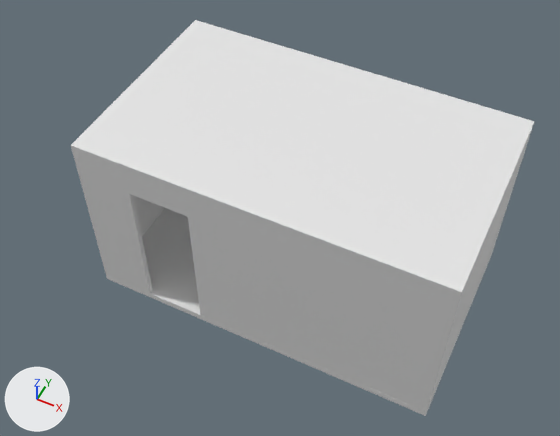
An edit to the Blender file Assets/Models/dormitorio.blend, drawn before and after from the same camera.
Camera for both pictures: a 50 mm camera at (5.46, -5.16, 9.14) aimed at (2.18, 1.41, 0.94). Lighting does not change. The marker at lower left points along +X, +Y and +Z.

In view in the first picture: 'Paredes', 'Piso', 'Piso.001'.
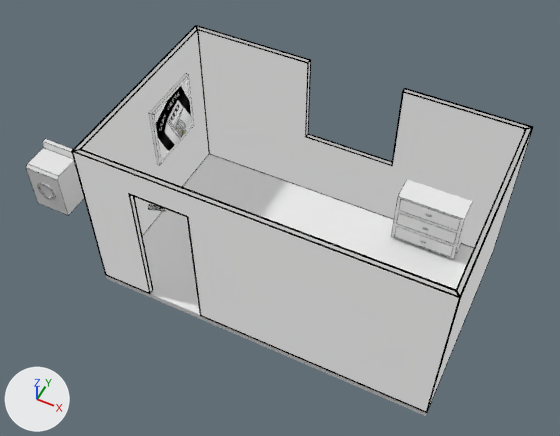
ob_puerta_001 is not drawn itself; it is the parent of ob_cylinder.
ob_ventana is not drawn itself; it is used by a modifier of ob_paredes.

Where the change shows, as pixel boxes [x1, y1, x2, y2] in the pictures (560 x 436 px):
'Paredes', recoloured, modifiers changed, reshaped
    before: [72, 130, 532, 412]
    after: [71, 25, 534, 413]
'Piso.001', hidden
    before: [71, 20, 535, 298]
'lavadora', added
    after: [26, 138, 84, 216]
'Cuadro', added
    after: [149, 73, 194, 166]
'Drawer', added
    after: [391, 179, 473, 260]
'Cube.003', added
    after: [399, 199, 461, 231]
'Cube.004', added
    after: [396, 213, 457, 244]
'Cube.005', added
    after: [394, 226, 453, 257]
'Circle', added
    after: [37, 183, 56, 200]
'Cylinder', added
    after: [148, 204, 167, 212]
'Piso', unchanged, uncovered by the edit
    before: [106, 208, 492, 416]
    after: [106, 154, 474, 416]

The change, as a diff of the scene's bpy script:
```diff
--- a/Assets/Models/dormitorio.blend.py
+++ b/Assets/Models/dormitorio.blend.py
@@ mat_pared @@
 _N = mat_pared.node_tree.nodes; _L = mat_pared.node_tree.links
-n0 = _N.new('ShaderNodeBsdfPrincipled'); n0.name = 'Principled BSDF'
-n0.distribution = 'GGX'
-n0.subsurface_method = 'BURLEY'
 n1 = _N.new('ShaderNodeOutputMaterial'); n1.name = 'Material Output'
-_L.new(n0.outputs[0], n1.inputs[0])  # 'BSDF' to 'Surface'
+n2 = _N.new('ShaderNodeEmission'); n2.name = 'Emission'
+n3 = _N.new('ShaderNodeBsdfDiffuse'); n3.name = 'Diffuse BSDF'
+n3.inputs[0].default_value = (0.0, 0.0, 0.0, 1.0)  # 'Color', black #000000
+n4 = _N.new('ShaderNodeMixShader'); n4.name = 'Mix Shader'
+_L.new(n2.outputs[0], n4.inputs[1])  # 'Emission' to 'Shader'
+_L.new(n3.outputs[0], n4.inputs[2])  # 'BSDF' to 'Shader'
+_L.new(n4.outputs[0], n1.inputs[0])  # 'Shader' to 'Surface'
@@ me_plane_002 @@
 me_plane_002.from_pydata(...)  # 8 vertices, 4 faces; spans x 0.0..5.0, y 0.0..3.0, z 0.0..2.5
 me_plane_002.materials.append(mat_pared)
+me_plane_002.materials.append(mat_black)  # black #000000
@@ ob_paredes @@
 _m = ob_paredes.modifiers.new('BTool_ventana', 'BOOLEAN')
 _m.solver = 'FLOAT'
+_m = ob_paredes.modifiers.new('Wireframe', 'WIREFRAME')
+_m.thickness = 0.03
+_m.use_replace = False
+_m.material_offset = 1
@@ ob_puerta_001 @@
 ob_puerta_001.location = (0.8, 0.03, -0.03)
-ob_puerta_001.rotation_euler = (-0.388, 1.571, 0.0)  # degrees (-22, 90, 0)
-ob_puerta_001.scale = (1.05, 0.425, 0.05)
+ob_puerta_001.rotation_euler = (0.0, 0.0, 1.851)  # degrees (0, 0, 106)
 ob_puerta_001.visible_camera = False
@@ ob_piso_001 @@
 _m = ob_piso_001.modifiers.new('Solidify', 'SOLIDIFY')
 _m.offset = 1.0
+ob_piso_001.hide_set(True)
@@ ob_ventana @@
 ob_ventana = bpy.data.objects.new('ventana', me_cube_006)
-ob_ventana.location = (2.65, 3.09, 1.0)
+ob_ventana.location = (2.561, 3.09, 1.118)
 ob_ventana.rotation_euler = (1.571, 1.571, 0.0)  # degrees (90, 90, 0)
@@ ob_circle @@
+ob_circle = bpy.data.objects.new('Circle', me_circle)  # 128 vertices, 98 faces; spans x -0.166..0.166, y -0.166..0.166, z -0.066..-0.037; in mat_blanco (white #e7e7e7), mat_black (black #000000); modifiers WIREFRAME
+ob_circle.location = (-1.52, 0.65, 0.42)
+ob_circle.rotation_euler = (1.571, 0.0, 0.0)  # degrees (90, 0, 0)
@@ ob_lavadora @@
+ob_lavadora = bpy.data.objects.new('lavadora', me_cube_018)  # 16 vertices, 12 faces; spans x -0.3..0.3, y -0.27..0.27, z -0.42..0.531; in mat_blanco (white #e7e7e7), mat_black (black #000000); modifiers WIREFRAME
+ob_lavadora.location = (-1.52, 0.98, 0.42)
@@ ob_cylinder @@
+ob_cylinder = bpy.data.objects.new('Cylinder', me_cylinder)  # 64 vertices, 34 faces; spans x -0.037..0.037, y -0.037..0.037, z -0.125..0.125; in mat_black (black #000000); modifiers WIREFRAME
+ob_cylinder.parent = ob_puerta_001
+ob_cylinder.location = (0.595, 0.712, 1.053)
+ob_cylinder.rotation_euler = (3.421, -1.571, 0.0)  # degrees (196, -90, 0)
@@ ob_cube_008 @@
+ob_cube_008 = bpy.data.objects.new('Cube.008', me_cube_016)  # a box spanning x -0.0361..0.0361, y -0.0144..0.0144, z -0.0098..0.0098; in mat_blanco (white #e7e7e7), mat_black (black #000000); modifiers WIREFRAME
+ob_cube_008.parent = ob_drawer
+ob_cube_008.location = (4.022, 2.538, 0.2)
@@ ob_drawer @@
+ob_drawer = bpy.data.objects.new('Drawer', me_cube_008)  # a box spanning x -0.5..0.5, y -0.2..0.2, z -0.45..0.45; in mat_blanco (white #e7e7e7), mat_black (black #000000); modifiers WIREFRAME
+ob_drawer.location = (4.02, 2.74, 0.5)
@@ ob_cube_007 @@
+ob_cube_007 = bpy.data.objects.new('Cube.007', me_cube_016.copy())  # modifiers WIREFRAME
+ob_cube_007.location = (4.02, 2.54, 0.5)
@@ ob_cube_006 @@
+ob_cube_006 = bpy.data.objects.new('Cube.006', me_cube_016.copy())  # modifiers WIREFRAME
+ob_cube_006.location = (4.02, 2.54, 0.8)
@@ ob_cube_005 @@
+ob_cube_005 = bpy.data.objects.new('Cube.005', me_cube_012)  # a box spanning x -0.45..0.45, y -0.18..0.18, z -0.122..0.122; in mat_blanco (white #e7e7e7), mat_black (black #000000); modifiers WIREFRAME
+ob_cube_005.location = (4.02, 2.72, 0.2)
@@ ob_cube_004 @@
+ob_cube_004 = bpy.data.objects.new('Cube.004', me_cube_012.copy())  # modifiers WIREFRAME
+ob_cube_004.location = (4.02, 2.72, 0.5)
@@ ob_cube_003 @@
+ob_cube_003 = bpy.data.objects.new('Cube.003', me_cube_012.copy())  # modifiers WIREFRAME
+ob_cube_003.location = (4.02, 2.72, 0.8)
@@ ob_cuadro @@
+ob_cuadro = bpy.data.objects.new('Cuadro', me_cube)  # 12 vertices, 10 faces; spans x -1.0..1.0, y -1.0..1.0, z -1.0..1.0; in mat_cuadro (white #e7e7e7), mat_black (black #000000), mat_poster (picture img_poster01_jpg); modifiers WIREFRAME
+ob_cuadro.location = (0.1, 2.0, 1.5)
+ob_cuadro.scale = (0.025, 0.5, 0.5)
```
